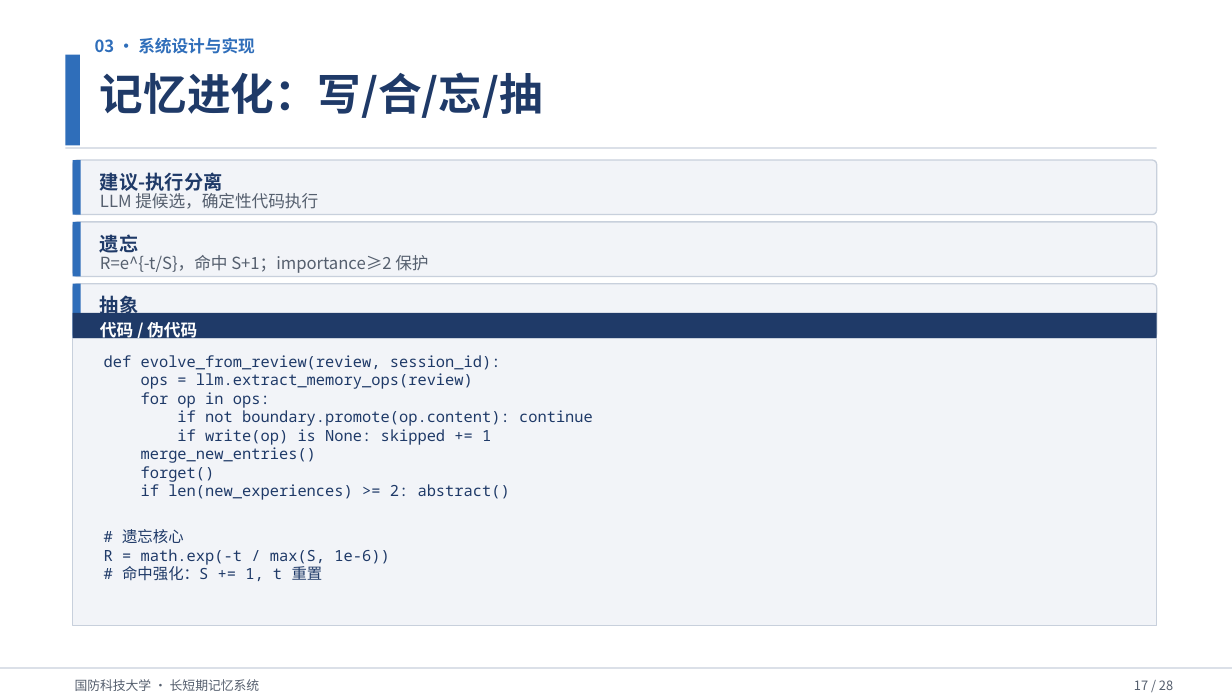
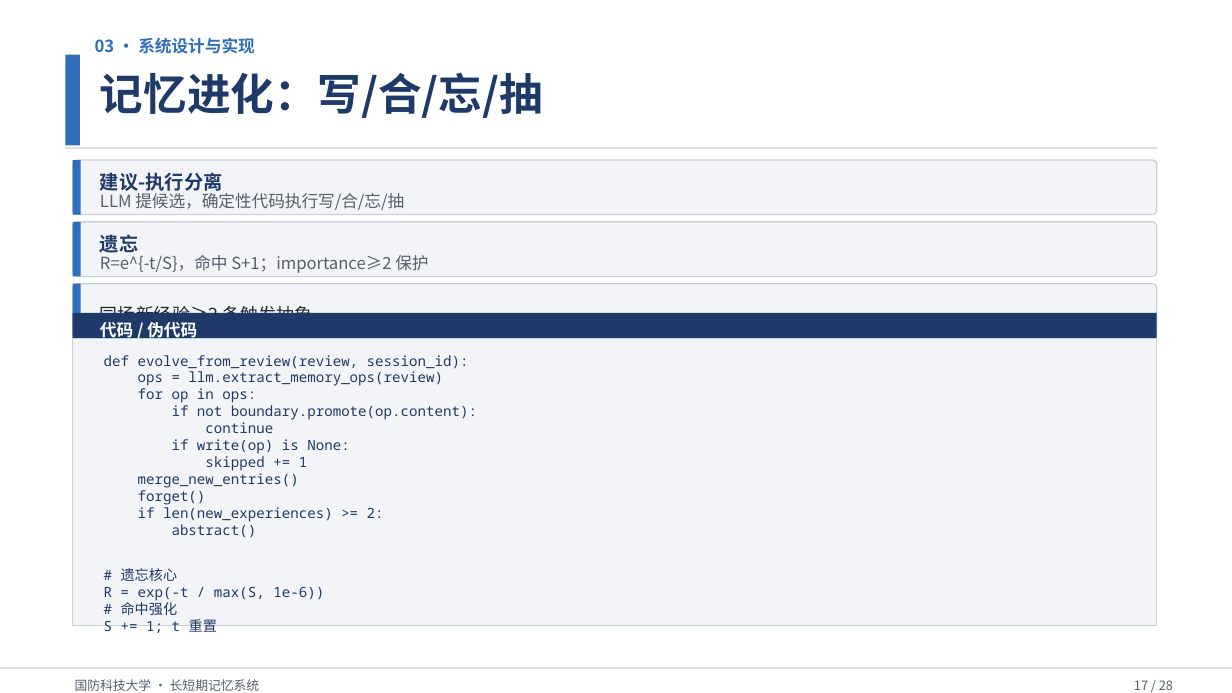
Before and after one commit to Outer-nebula-observer/yz-03, a slide deck: slide 17 of 汇报PPT/最终汇报成果.pptx. Drawn at 1232x693 pixels with LibreOffice and Linux fonts; fonts in the diff are those of the drawing. Boxes give left, top, right and bottom in pixels: in the first picture for what was removed or moved away, otherwise in the second. Text is boxed around its words. In the diff, an @@ line names an element or a change of style, - is before the commit and + after.

Commit message:
docs: 继续优化后页——架构/代码页/边界/WebUI/实验/智戎/总结等逐页排版文字增强
- 代码页：说明扩展为 3 条，代码精简（去掉冗余注释，缩短行数），字号 12→11 防溢出
- 总体架构页：左侧 4 条扩展说明 + 右侧架构图占位
- 边界门控与阶段感知：改为竖向四段铺满（vert_fill）
- WebUI/智戎页：内容扩展 + 右侧大图占位
- 数据集/跨场次/总结：编号列表内容扩展，补充样本量/统计/下一步细节
- 合并后的正式文件已重新生成（28页），备注齐全、无重复

```diff
--- a/汇报PPT/最终汇报成果.pptx
+++ b/汇报PPT/最终汇报成果.pptx
@@ text at (x1=100, y1=190, x2=404, y2=210): text changed @@
-LLM 提候选，确定性代码执行
+LLM 提候选，确定性代码执行写/合/忘/抽
@@ text removed at (x1=100, y1=293, x2=138, y2=313) @@
-抽象
@@ text at (x1=100, y1=303, x2=312, y2=327): text changed; size 13 to 14 pt; text colour #555F6E to #222830 @@
-≥2 条新经验 → 一条通用教训
+同场新经验≥2 条触发抽象
@@ text at (x1=104, y1=355, x2=469, y2=581): size 12 to 11 pt in "def evolve_from_review(review, session_id):", "ops = llm.extract_memory_ops(review)", "for op in ops:", "merge_new_entries()" and 2 more places @@
@@ text at (x1=172, y1=405, x2=477, y2=471): text changed; size 12 to 11 pt @@
-if not boundary.promote(op.content): continue
-if write(op) is None: skipped += 1
+if not boundary.promote(op.content):
+continue
+if write(op) is None:
+skipped += 1
@@ text at (x1=138, y1=507, x2=384, y2=538): text changed; size 12 to 11 pt @@
-if len(new_experiences) >= 2: abstract()
+if len(new_experiences) >= 2:
+abstract()
@@ text at (x1=104, y1=586, x2=324, y2=615): text changed; size 12 to 11 pt @@
-R = math.exp(-t / max(S, 1e-6))
-# 命中强化：S += 1, t 重置
+R = exp(-t / max(S, 1e-6))
+# 命中强化
+S += 1; t 重置
```
Also in this commit, not shown: 10 other slides changed, 2 other files.
